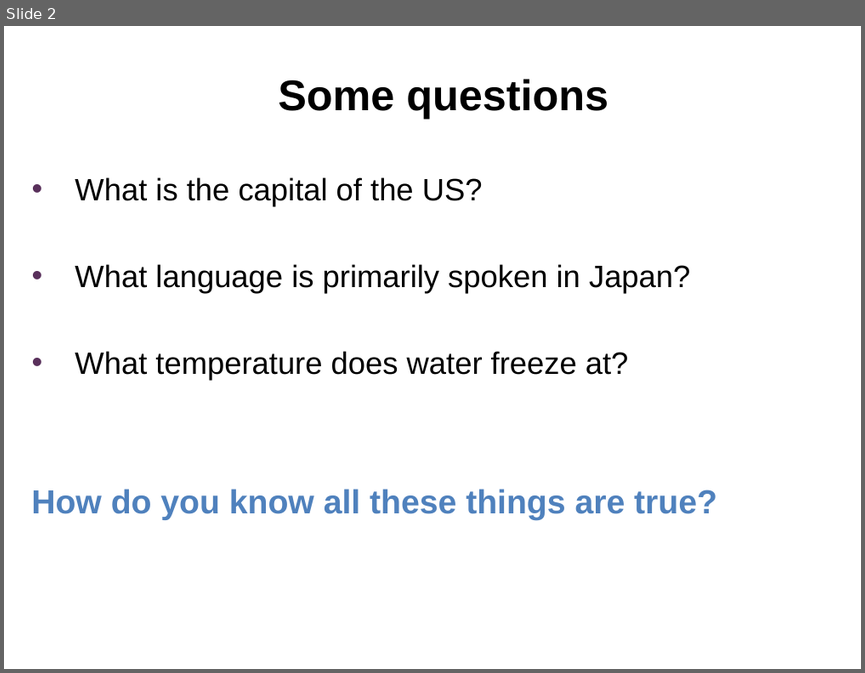
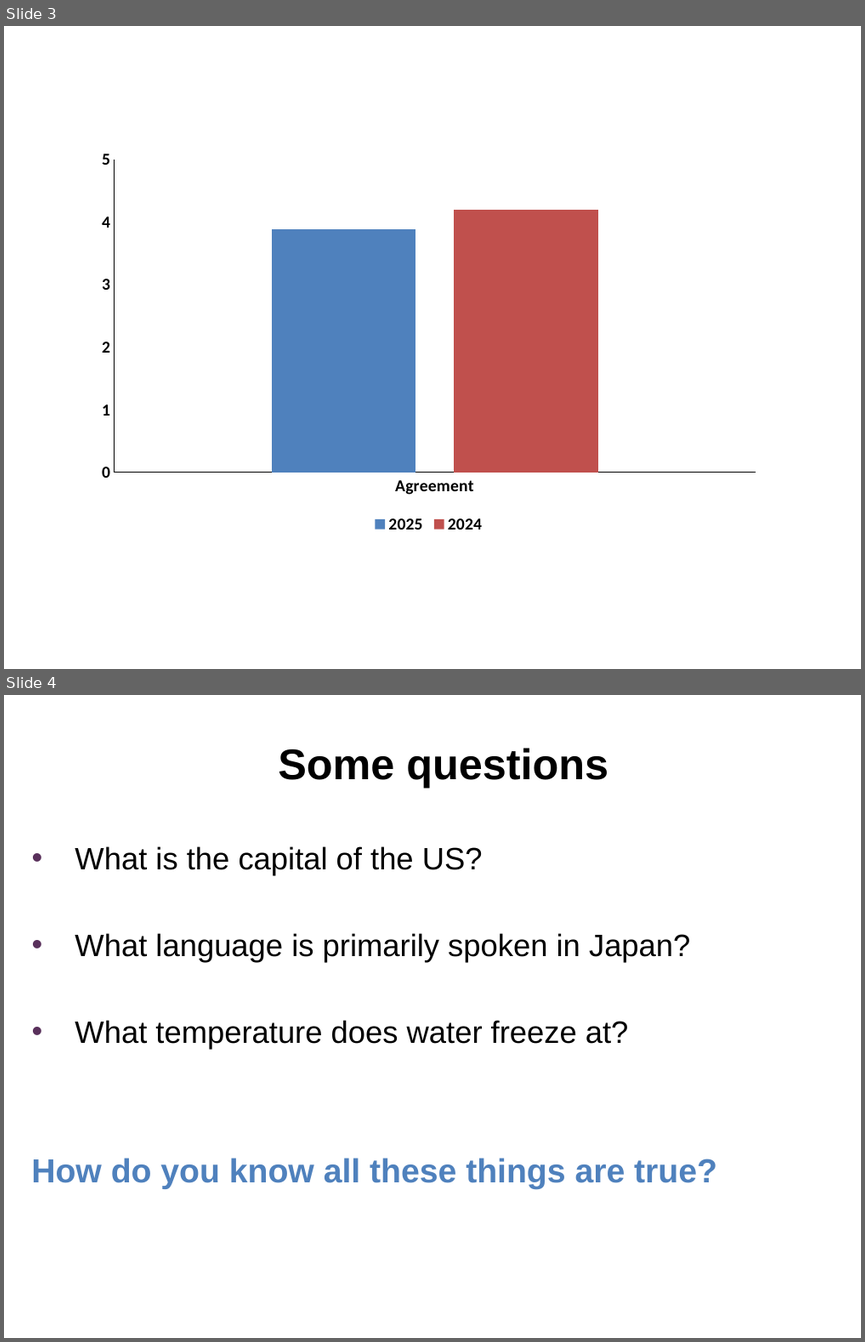
Before and after one commit to npm27/Teaching-Materials, a slide deck: Research Methods/Slides/Chapter 1.pptx. Shown one above the other, each under a label of ours: slide 2 before the commit, slides 3 and 4 after it. The pictures are 865x673 and 865x1342 pixels, drawn with LibreOffice and Linux fonts; fonts in the diff are those of the drawing. Boxes give left, top, right and bottom in pixels: in the first picture for what was removed or moved away, otherwise in the second. Text is boxed around its words. In the diff, an @@ line names an element or a change of style, - is before the commit and + after.

```diff
--- a/Research Methods/Slides/Chapter 1.pptx
+++ b/Research Methods/Slides/Chapter 1.pptx
@@ slide 3 added at (x1=4, y1=26, x2=861, y2=669), background #FFFFFF @@
@@ column chart added at (x1=88, y1=141, x2=768, y2=538) @@
+categories: Agreement
+2025: 3.9
+2024: 4.2
@@ what was slide 2 is now slide 4 @@
```
Also in this commit, not shown: 1 other slide added, 1 other file.
